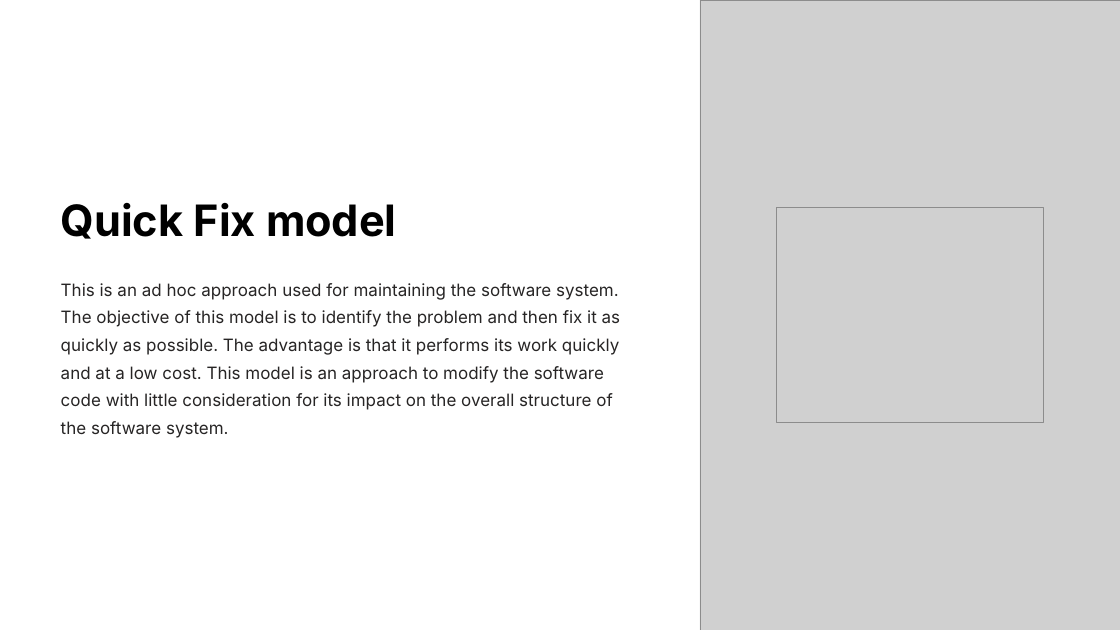
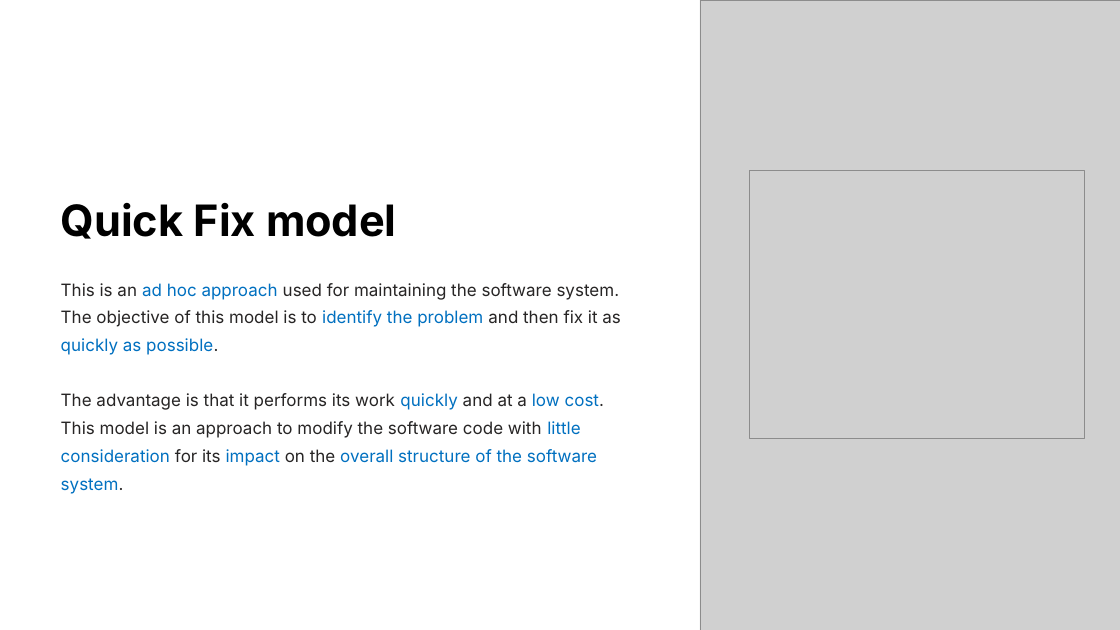
Before and after one commit to GoonerMAK/SWE_4801_Software_Maintenance, a slide deck: slide 24 of Chapter 2 & 5-Maint.framework&process.pptx. Drawn at 1120x630 pixels with LibreOffice and Linux fonts; fonts in the diff are those of the drawing; grey boxes stand for pictures; background and template pictures are left out. Boxes give left, top, right and bottom in pixels: in the first picture for what was removed or moved away, otherwise in the second. Text is boxed around its words. In the diff, an @@ line names an element or a change of style, - is before the commit and + after.

```diff
--- a/Chapter 2 & 5-Maint.framework&process.pptx
+++ b/Chapter 2 & 5-Maint.framework&process.pptx
@@ picture: place and size @@
-picture at <box>776,208,1044,423</box>
+picture at <box>750,171,1084,439</box>
@@ text at <box>61,283,621,494</box>: text changed @@
-This is an ad hoc approach used for maintaining the software system. The objective of this model is to identify the problem and then fix it as quickly as possible. The advantage is that it performs its work quickly and at a low cost. This model is an approach to modify the software code with little consideration for its impact on the overall structure of the software system.
+This is an ad hoc approach used for maintaining the software system. The objective of this model is to identify the problem and then fix it as quickly as possible.
+The advantage is that it performs its work quickly and at a low cost. This model is an approach to modify the software code with little consideration for its impact on the overall structure of the software system.
```
Also in this commit, not shown: 17 other slides changed, 9 other files.
